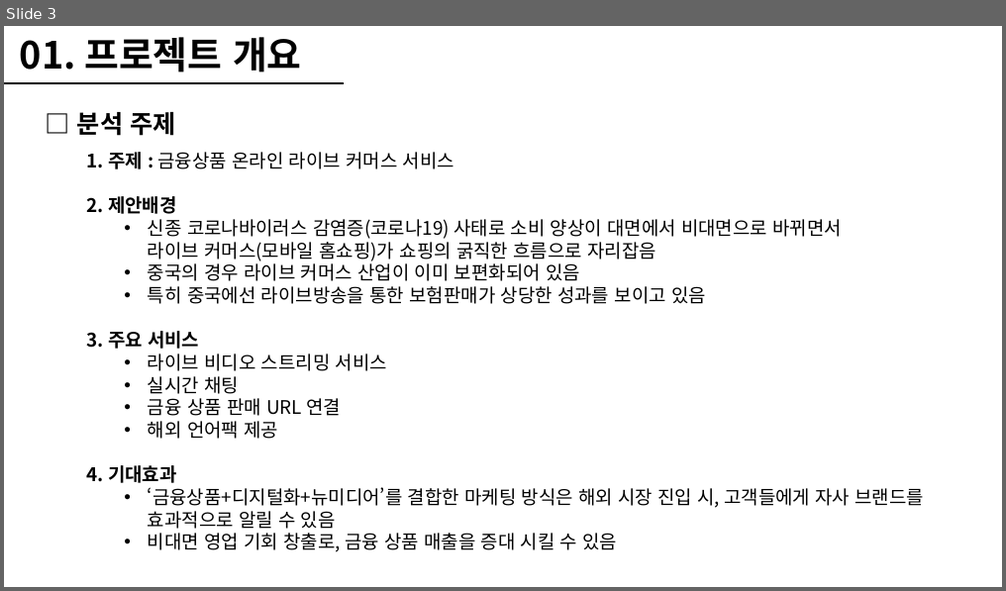
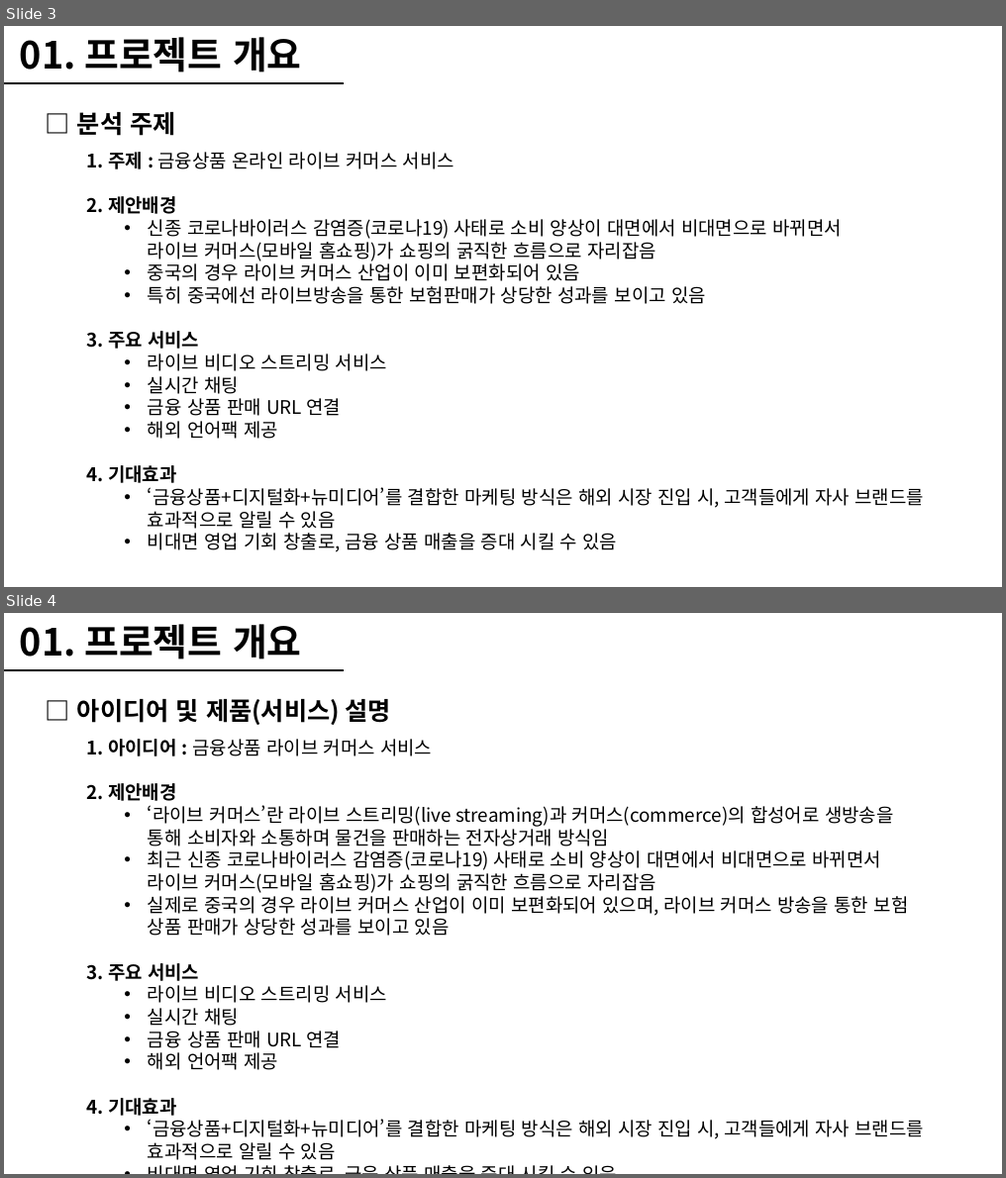
Before and after one commit to hennylee/Hana-Exchange-Payment-Project, a slide deck: 프로젝트계획서(상세)이해니_금융라이브커머스_2차_20210702.pptx. Shown one above the other, each under a label of ours: slide 3 before the commit, slides 3 and 4 after it. The pictures are 1006x591 and 1006x1178 pixels, drawn with LibreOffice and Linux fonts; fonts in the diff are those of the drawing. Boxes give left, top, right and bottom in pixels: in the first picture for what was removed or moved away, otherwise in the second. Text is boxed around its words. In the diff, an @@ line names an element or a change of style, - is before the commit and + after.

```diff
--- a/프로젝트계획서(상세)이해니_금융라이브커머스_2차_20210702.pptx
+++ b/프로젝트계획서(상세)이해니_금융라이브커머스_2차_20210702.pptx
@@ slide 4 added at (4,613,1002,1174), background #FFFFFF @@
@@ text added at (20,624,302,660), 36 pt, text #000000, bold @@
+01. 프로젝트 개요
@@ line added from (4, 669) to (344, 669), #000000 1.5 pt @@
@@ text added at (77,699,391,725), 24 pt, text #000000, bold @@
+□ 아이디어 및 제품(서비스) 설명
@@ text added at (87,739,925,1160), 18 pt, text #000000 @@
+1. 아이디어 : 금융상품 라이브 커머스 서비스
+2. 제안배경
+  • ‘라이브 커머스’란 라이브 스트리밍(live streaming)과 커머스(commerce)의 합성어로 생방송을 통해 소비자와 소통하며 물건을 판매하는 전자상거래 방식임
+  • 최근 신종 코로나바이러스 감염증(코로나19) 사태로 소비 양상이 대면에서 비대면으로 바뀌면서 라이브 커머스(모바일 홈쇼핑)가 쇼핑의 굵직한 흐름으로 자리잡음
+  • 실제로 중국의 경우 라이브 커머스 산업이 이미 보편화되어 있으며, 라이브 커머스 방송을 통한 보험 상품 판매가 상당한 성과를 보이고 있음
+3. 주요 서비스
+  • 라이브 비디오 스트리밍 서비스
+  • 실시간 채팅
+  • 금융 상품 판매 URL 연결
+  • 해외 언어팩 제공
+4. 기대효과
+  • ‘금융상품+디지털화+뉴미디어’를 결합한 마케팅 방식은 해외 시장 진입 시, 고객들에게 자사 브랜드를 효과적으로 알릴 수 있음
+  • 비대면 영업 기회 창출로, 금융 상품 매출을 증대 시킬 수 있음
```
Also in this commit, not shown: 2 slides changed, 3 other slides added, 1 other file.
